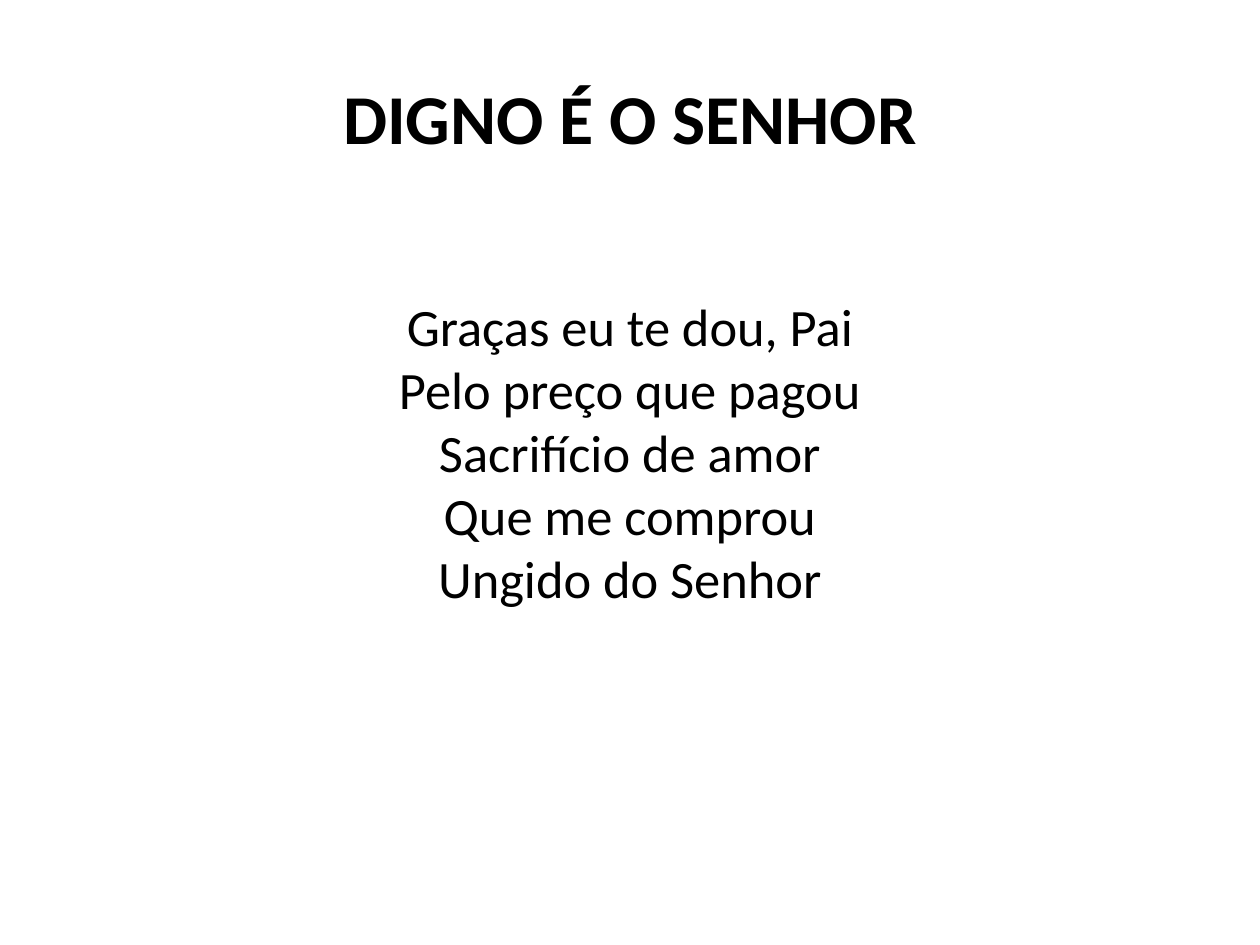
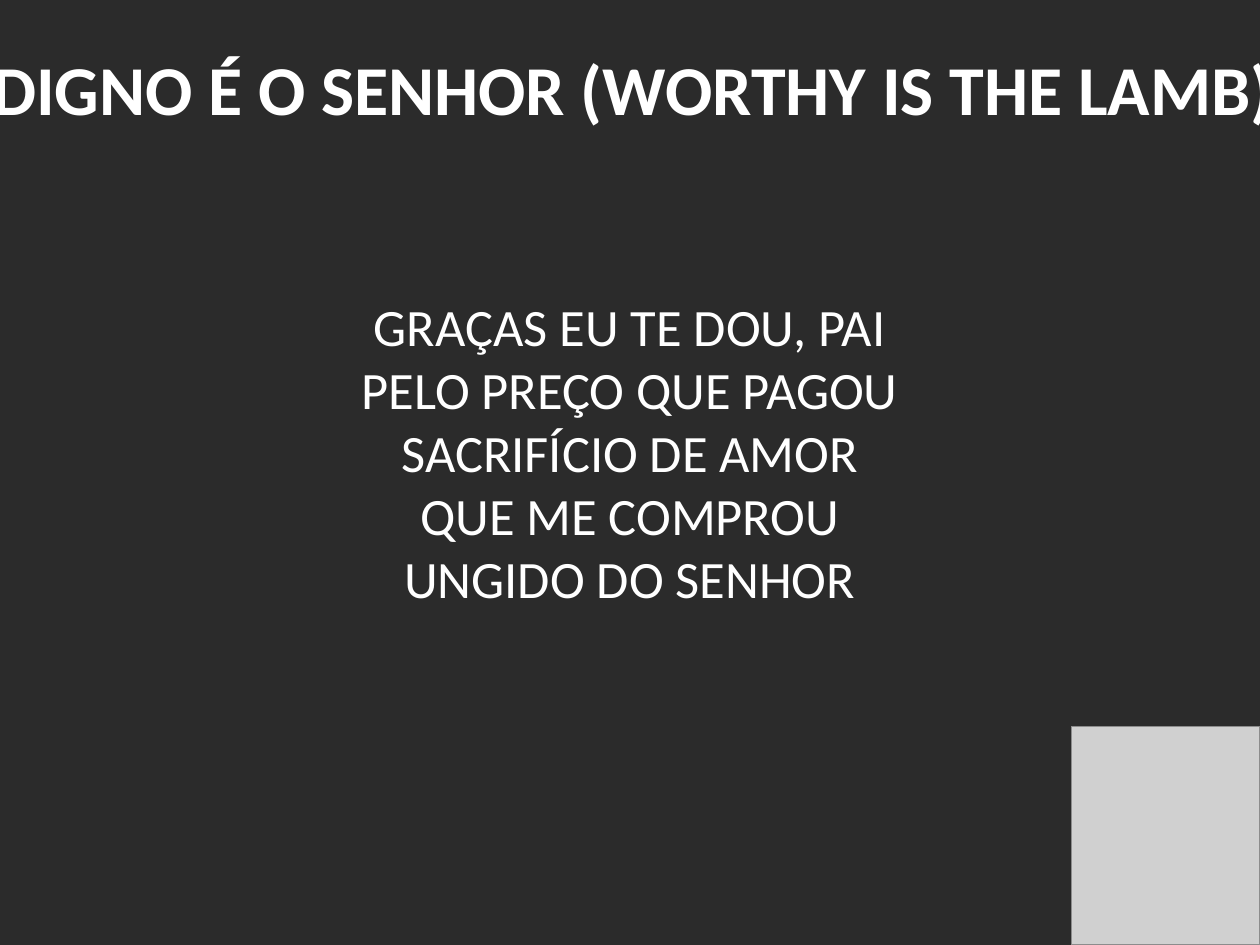
Before and after one commit to JonasFreireAlcantara/Power-Point-Presentation, a slide deck: slide 1 of test-presentation.pptx. Drawn at 1260x945 pixels with LibreOffice and Linux fonts; fonts in the diff are those of the drawing; grey boxes stand for pictures; background and template pictures are left out; a plain dark background stands for a picture behind light text. Boxes give left, top, right and bottom in pixels: in the first picture for what was removed or moved away, otherwise in the second. Text is boxed around its words. In the diff, an @@ line names an element or a change of style, - is before the commit and + after.

```diff
--- a/test-presentation.pptx
+++ b/test-presentation.pptx
@@ background #FFFFFF to picture (left out) @@
@@ text at (0,57,1260,126): text changed; text colour #000000 to #FFFFFF @@
-DIGNO É O SENHOR
+DIGNO É O SENHOR (WORTHY IS THE LAMB)
@@ text "DIGNO É O SENHOR (WORTHY ..." at (0,57,1260,126): vertical alignment middle to top @@
@@ text at (362,312,898,599): text changed; text colour #000000 to #FFFFFF @@
-Graças eu te dou, Pai
-Pelo preço que pagou
-Sacrifício de amor
-Que me comprou
-Ungido do Senhor
+GRAÇAS EU TE DOU, PAI
+PELO PREÇO QUE PAGOU
+SACRIFÍCIO DE AMOR
+QUE ME COMPROU
+UNGIDO DO SENHOR
@@ picture added at (1071,727,1260,945) @@
```
Also in this commit, not shown: 1 other slide changed, 2 slides added, 5 other files.
